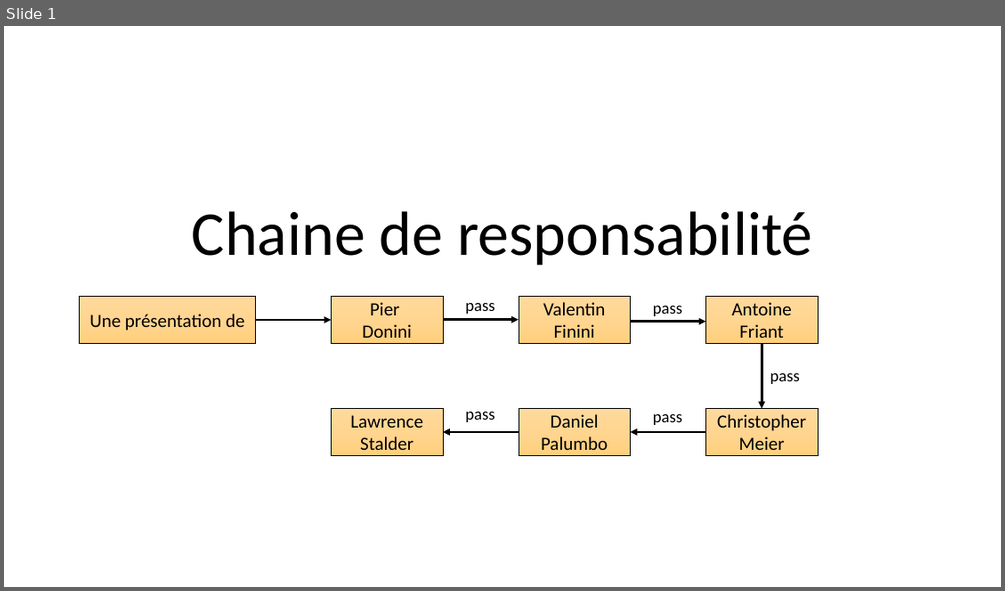
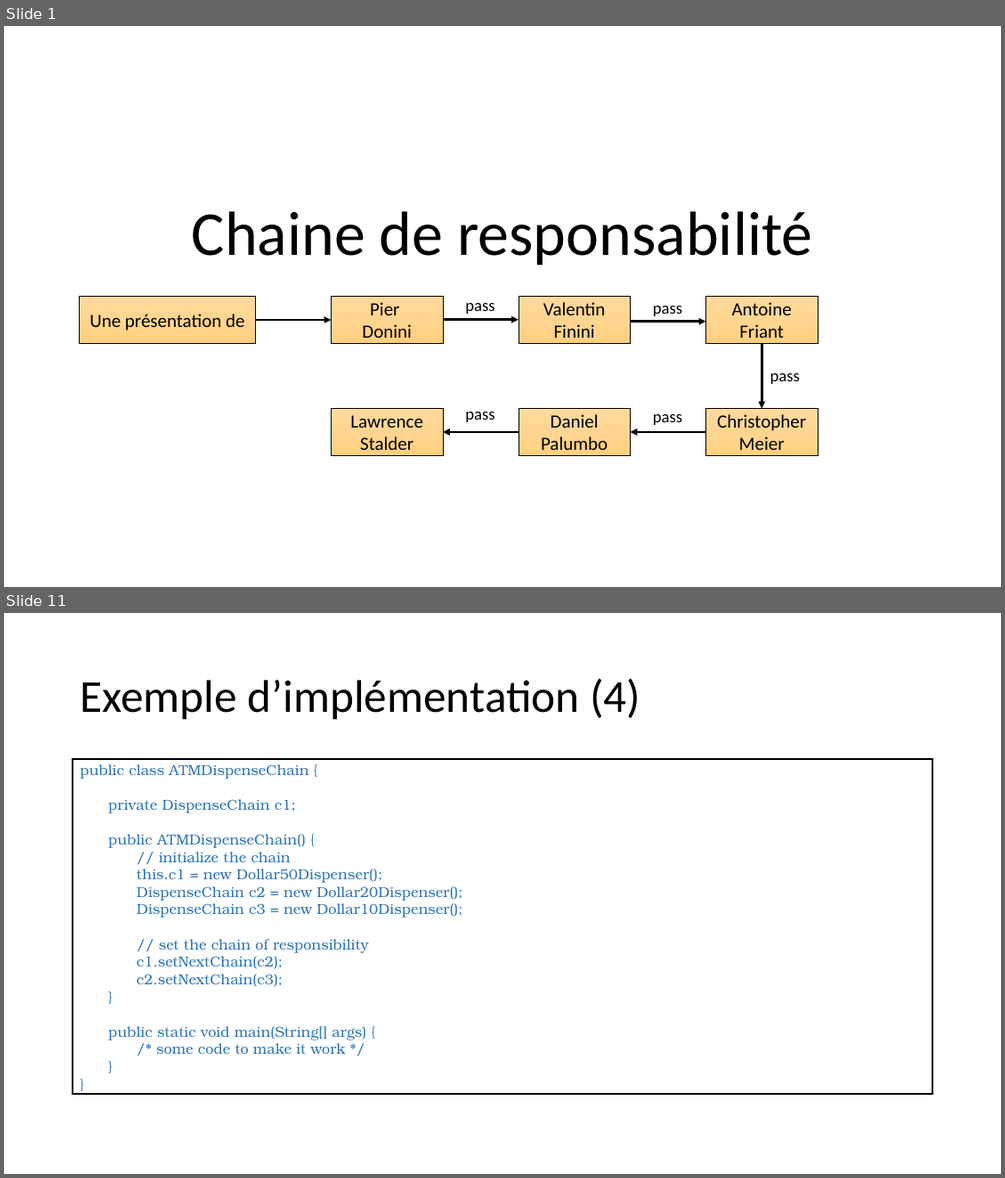
Before and after one commit to FontaineRiant/CoRe, a slide deck: presentation/chaine_responsabilite.pptx. Shown one above the other, each under a label of ours: slide 1 before the commit, slides 1 and 11 after it; the slides between them are not shown. The pictures are 1005x591 and 1005x1178 pixels, drawn with LibreOffice and Linux fonts; fonts in the diff are those of the drawing. Boxes give left, top, right and bottom in pixels: in the first picture for what was removed or moved away, otherwise in the second. Text is boxed around its words. In the diff, an @@ line names an element or a change of style, - is before the commit and + after.

```diff
--- a/presentation/chaine_responsabilite.pptx
+++ b/presentation/chaine_responsabilite.pptx
@@ slide 11 added at (x1=4, y1=613, x2=1001, y2=1174), background #FFFFFF @@
@@ title added at (x1=80, y1=678, x2=640, y2=720), 44 pt, text #000000 @@
+Exemple d’implémentation (4)
@@ text added at (x1=73, y1=755, x2=933, y2=1097), fill #FFFFFF, outline #000000 1.5 pt, 14 pt, text #2E75B6 @@
+public class ATMDispenseChain {
+private DispenseChain c1;
+public ATMDispenseChain() {
+// initialize the chain
+this.c1 = new Dollar50Dispenser();
+DispenseChain c2 = new Dollar20Dispenser();
+DispenseChain c3 = new Dollar10Dispenser();
+// set the chain of responsibility
+c1.setNextChain(c2);
+c2.setNextChain(c3);
+}
+public static void main(String[] args) {
+/* some code to make it work */
+}
+}
```
Also in this commit, not shown: 4 slides changed, 5 other slides added.
